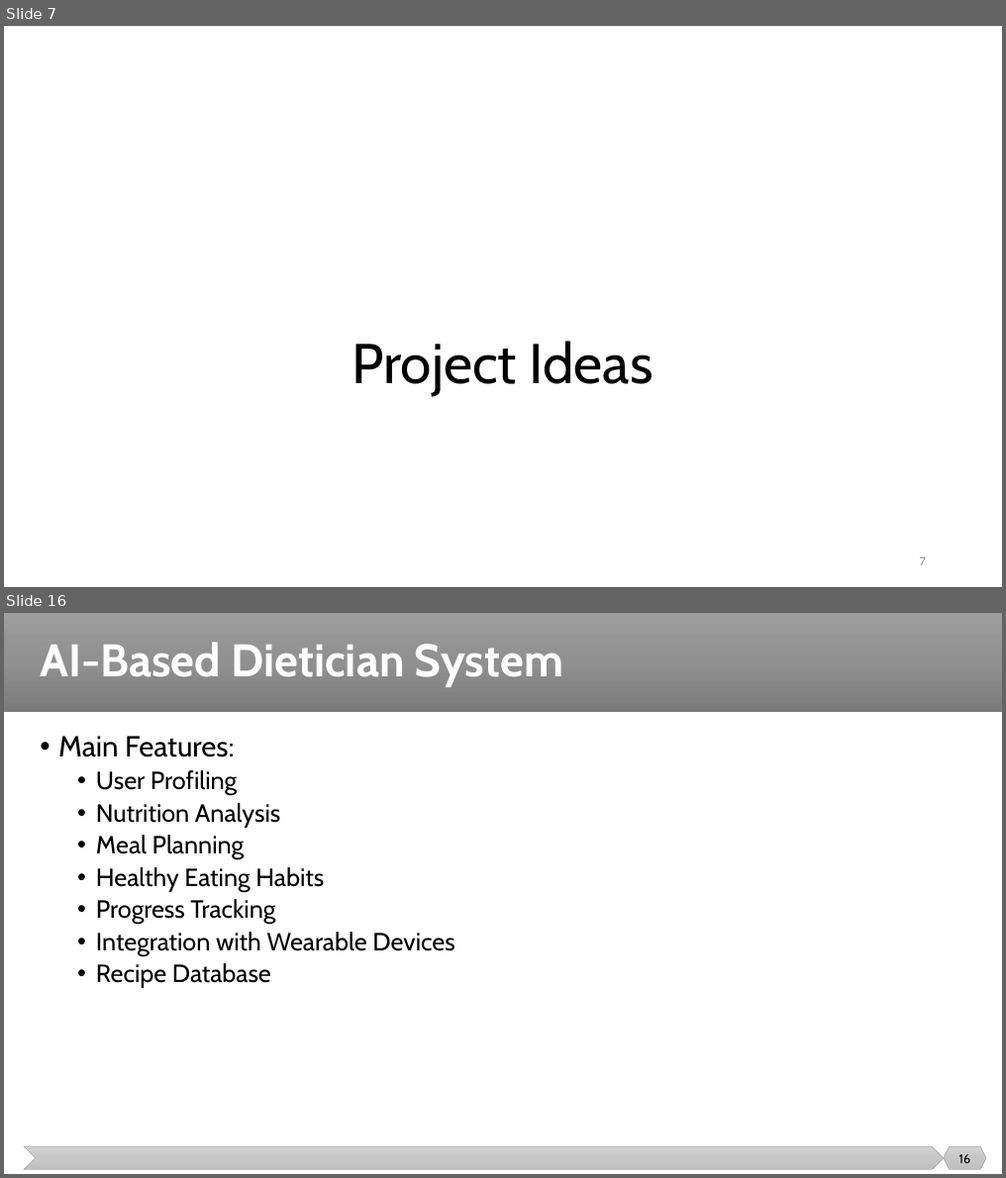
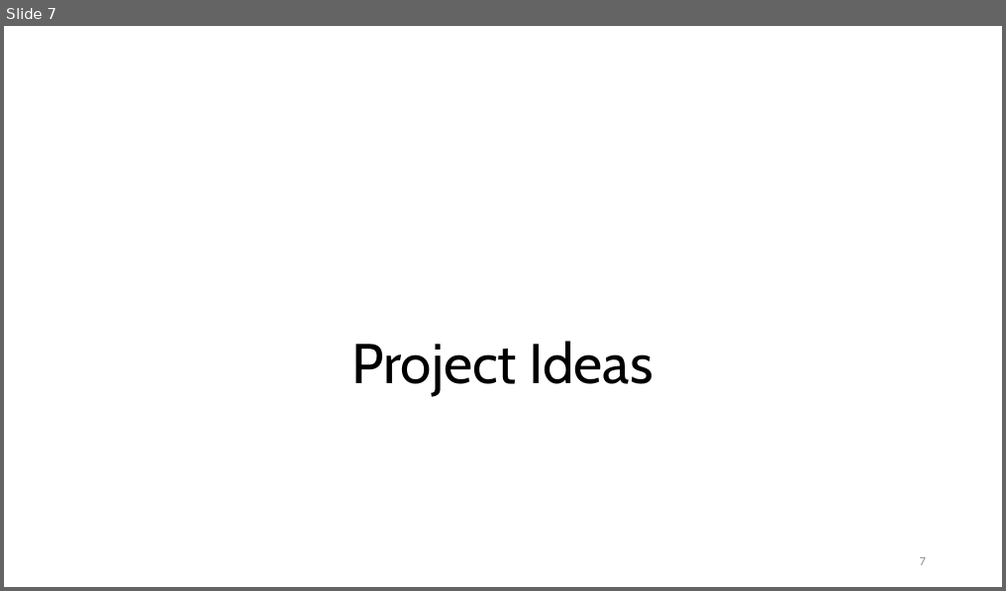
Before and after one commit to malenezi/malenezi, a slide deck: SE499/Lectures/2/Projects.pptx. Shown one above the other, each under a label of ours: slides 7 and 16 before the commit, slide 7 after it; the slides between them are not shown. The pictures are 1006x1178 and 1006x591 pixels, drawn with LibreOffice and Linux fonts; fonts in the diff are those of the drawing. Boxes give left, top, right and bottom in pixels: in the first picture for what was removed or moved away, otherwise in the second. Text is boxed around its words. In the diff, an @@ line names an element or a change of style, - is before the commit and + after.

```diff
--- a/SE499/Lectures/2/Projects.pptx
+++ b/SE499/Lectures/2/Projects.pptx
@@ slide 16 removed at [4,613,1002,1174], background #FFFFFF @@
@@ rectangle removed at [4,613,1002,712] @@
@@ title removed at [40,642,563,687] @@
-AI-Based Dietician System
@@ text removed at [58,736,454,988] @@
-• Main Features:
-  • User Profiling
-  • Nutrition Analysis
-  • Meal Planning
-  • Healthy Eating Habits
-  • Progress Tracking
-  • Integration with Wearable Devices
-  • Recipe Database
@@ chevron removed at [24,1147,944,1170] @@
@@ hexagon removed at [944,1147,986,1170] @@
@@ page number removed at [959,1155,971,1163] @@
-16
```
Also in this commit, not shown: 10 slides changed, 14 slides added, 5 other slides removed.
